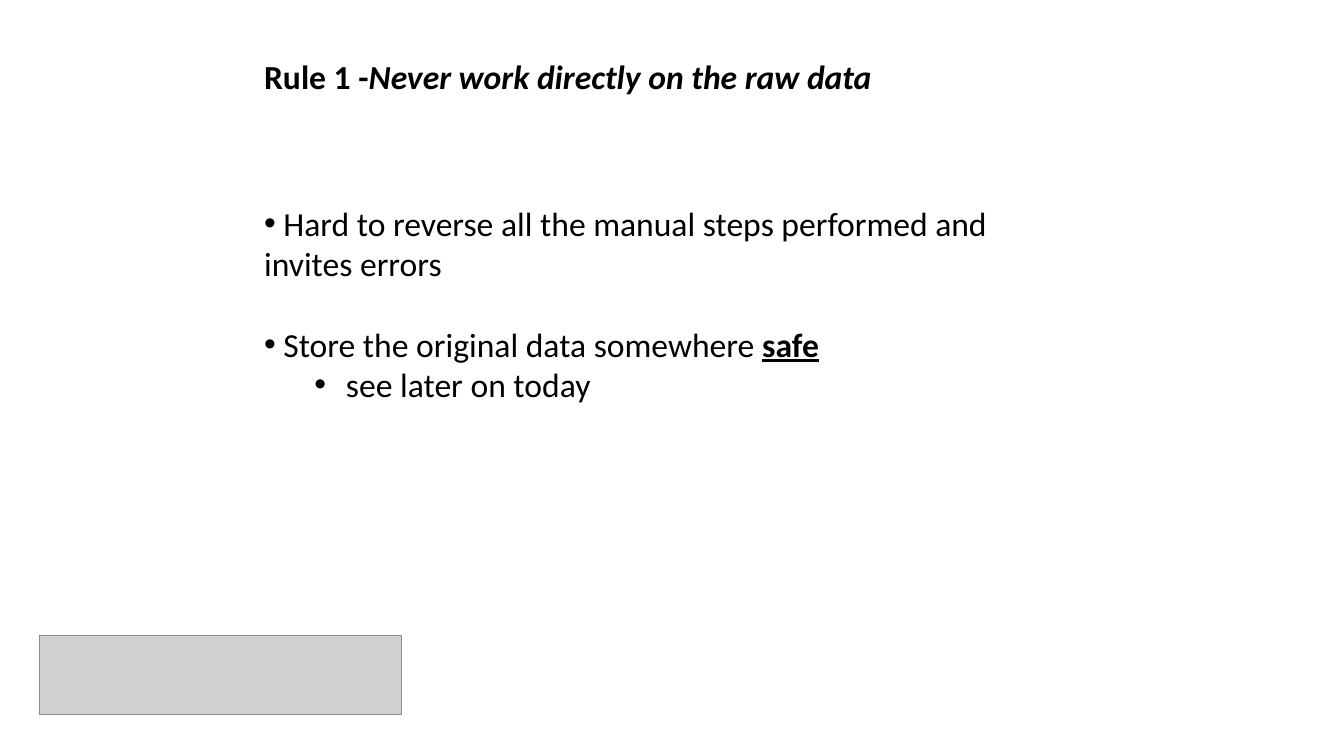
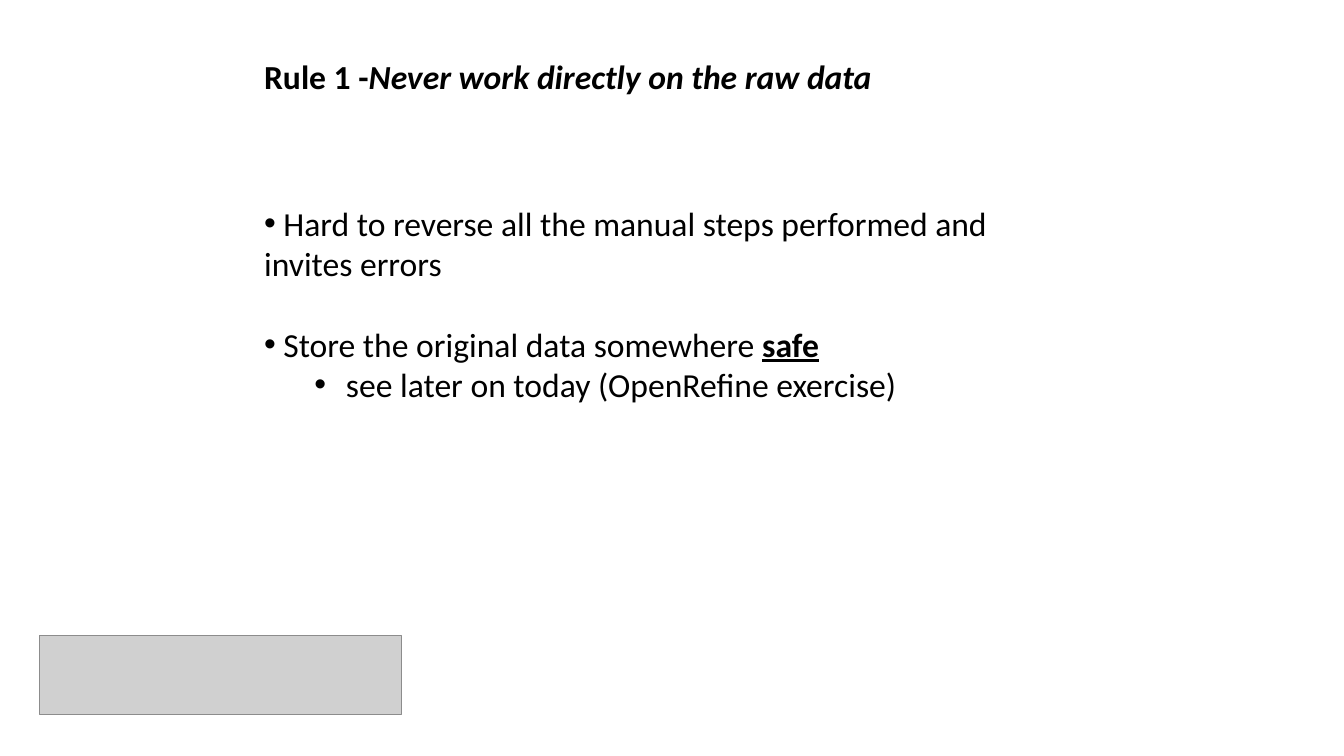
Before and after one commit to bioinformatics-core-shared-training/Managing-your-research-data, a slide deck: slide 11 of data-formatting.pptx (slide 13 before the commit). Drawn at 1344x756 pixels with LibreOffice and Linux fonts; fonts in the diff are those of the drawing; grey boxes stand for pictures. Boxes give left, top, right and bottom in pixels: in the first picture for what was removed or moved away, otherwise in the second. Text is boxed around its words. In the diff, an @@ line names an element or a change of style, - is before the commit and + after.

```diff
--- a/data-formatting.pptx
+++ b/data-formatting.pptx
@@ text at (346, 372, 896, 403): text changed @@
-  • see later on today
+  • see later on today (OpenRefine exercise)
```
Also in this commit, not shown: 6 other slides changed, 1 slide added, 2 slides removed, 3 other files.
